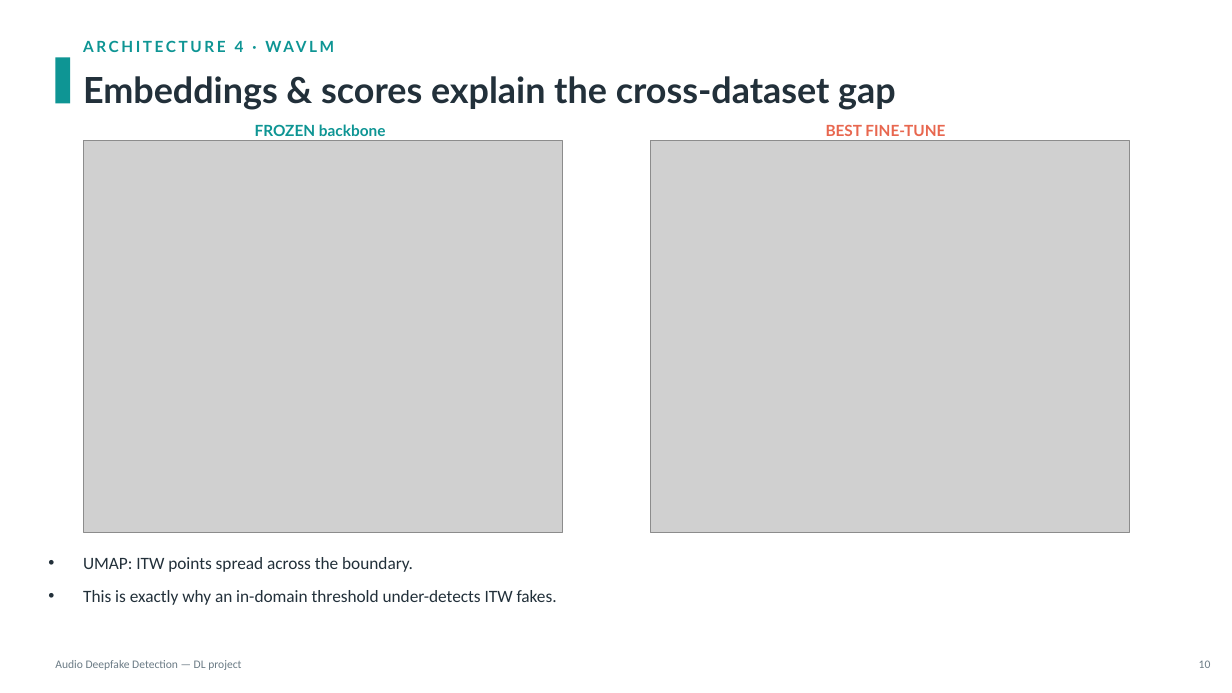
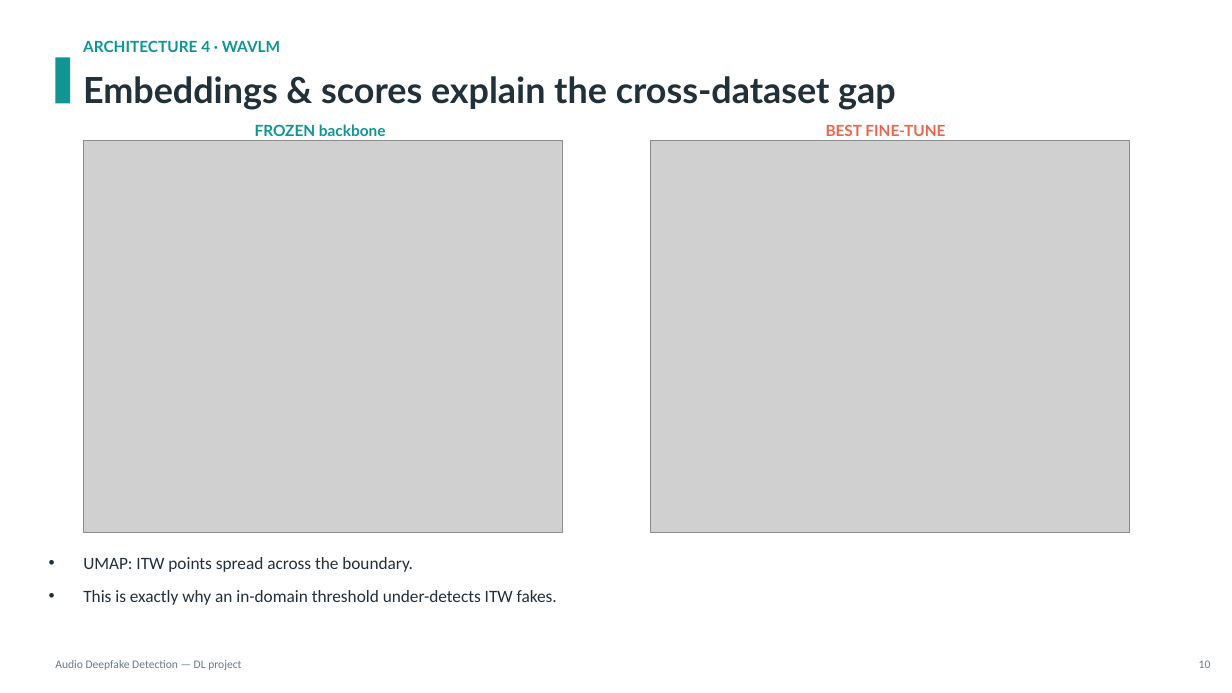
Before and after one commit to KonstaninosKaimakis/audio-deepfake-detection-DL, a slide deck: slide 12 of presentation.pptx. Drawn at 1232x693 pixels with LibreOffice and Linux fonts; fonts in the diff are those of the drawing; grey boxes stand for pictures. Boxes give left, top, right and bottom in pixels: in the first picture for what was removed or moved away, otherwise in the second. Text is boxed around its words. In the diff, an @@ line names an element or a change of style, - is before the commit and + after.

```diff
--- a/presentation.pptx
+++ b/presentation.pptx
@@ text "ARCHITECTURE 4 · WAVLM" at [83, 40, 280, 52]: letter spacing 2 to 0 pt @@
@@ text "UMAP: ITW points spread across ..." at [83, 557, 557, 605]: less space between paragraphs; more space between paragraphs @@
```
Also in this commit, not shown: 15 other slides changed.
